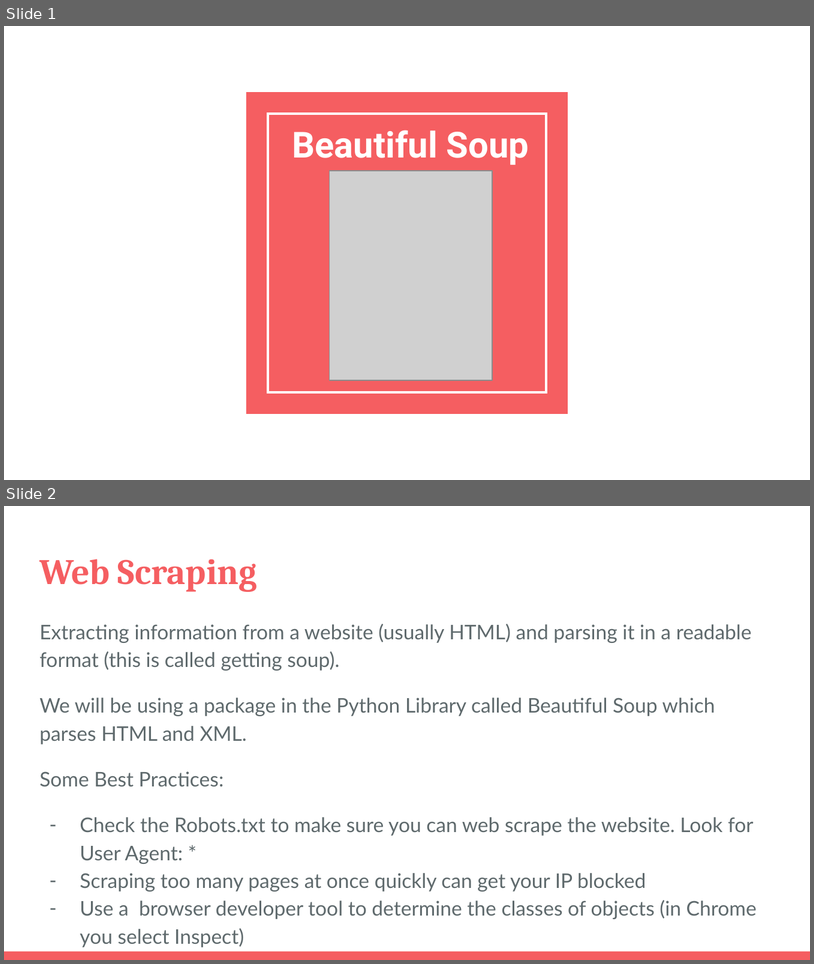
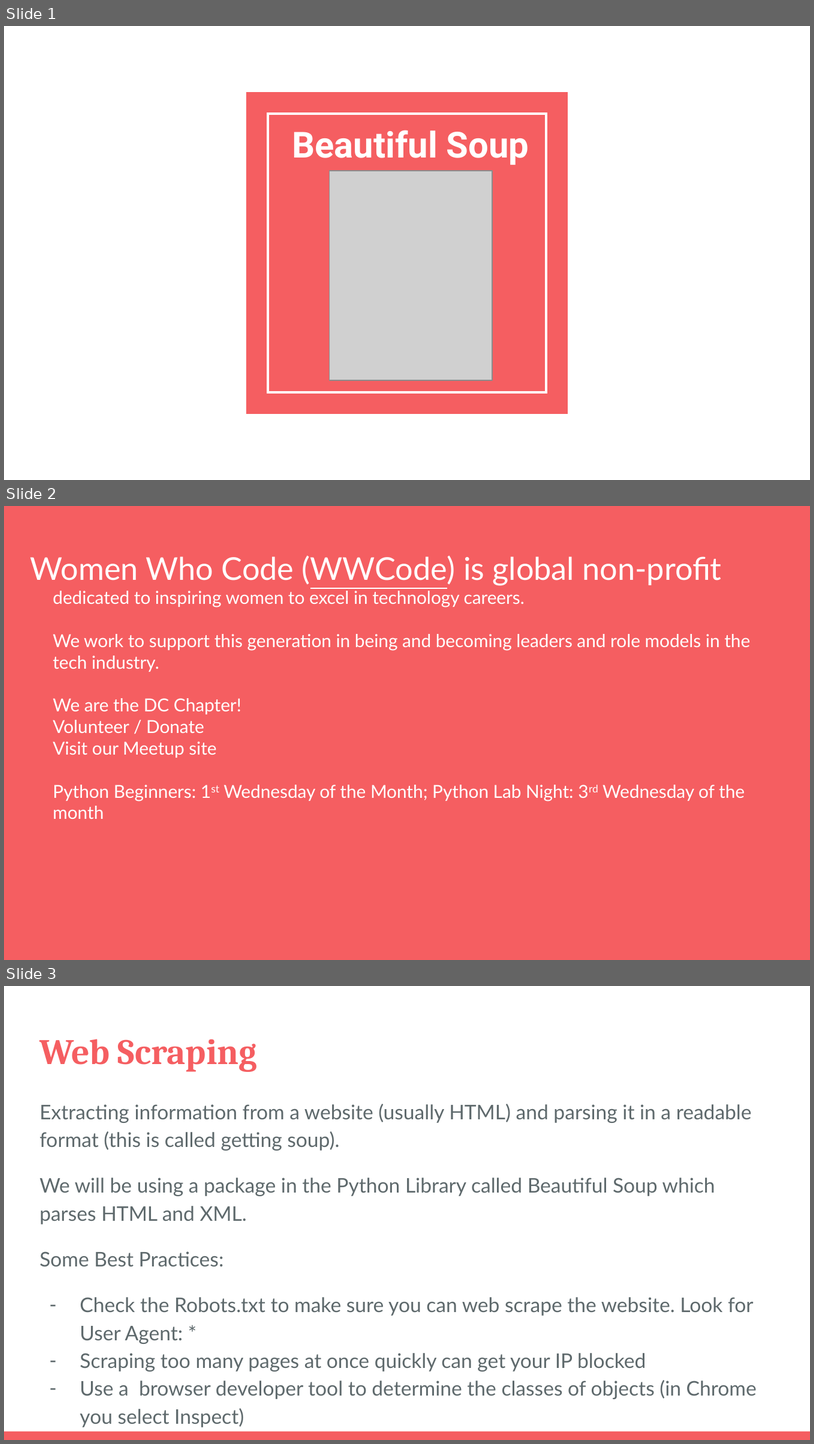
Before and after one commit to monipip3/wwcdc, a slide deck: webscraping/WWCDC_Beautiful Soup.pptx. Shown one above the other, each under a label of ours: slides 1 and 2 before the commit, slides 1, 2 and 3 after it. The pictures are 814x964 and 814x1444 pixels, drawn with LibreOffice and Linux fonts; fonts in the diff are those of the drawing; grey boxes stand for pictures. Boxes give left, top, right and bottom in pixels: in the first picture for what was removed or moved away, otherwise in the second. Text is boxed around its words. In the diff, an @@ line names an element or a change of style, - is before the commit and + after.

```diff
--- a/webscraping/WWCDC_Beautiful Soup.pptx
+++ b/webscraping/WWCDC_Beautiful Soup.pptx
@@ slide 2 added at <box>4,506,810,960</box>, background #F55E61 @@
@@ title added at <box>30,555,750,819</box>, 16 pt, text #FFFFFF @@
+Women Who Code (WWCode) is global non-profit
+dedicated to inspiring women to excel in technology careers.
+We work to support this generation in being and becoming leaders and role models in the tech industry.
+We are the DC Chapter!
+Volunteer / Donate
+Visit our Meetup site
+Python Beginners: 1st Wednesday of the Month; Python Lab Night: 3rd Wednesday of the month
@@ what was slide 2 is now slide 3 @@
```
Also in this commit, not shown: 1 slide changed, 1 other slide added.
